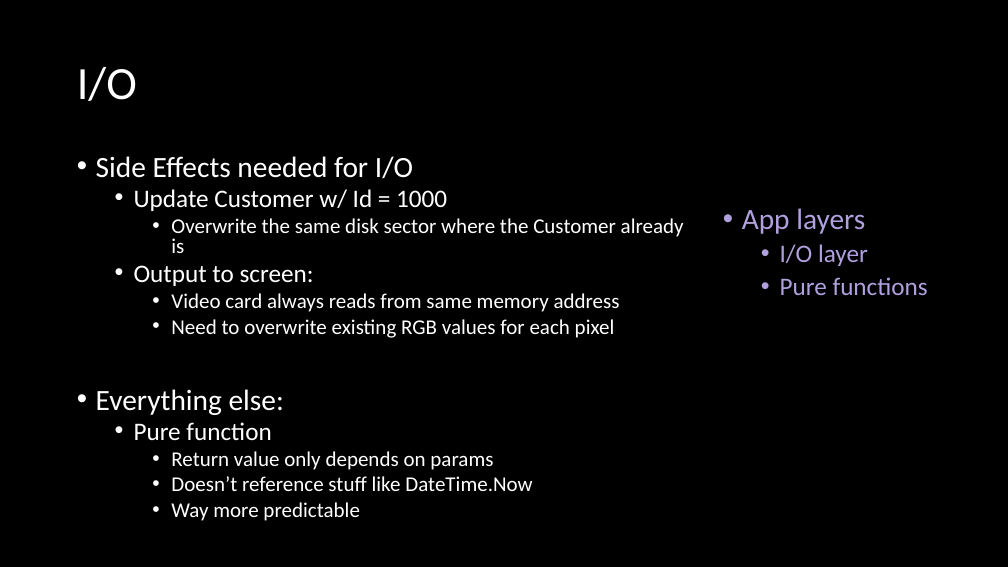
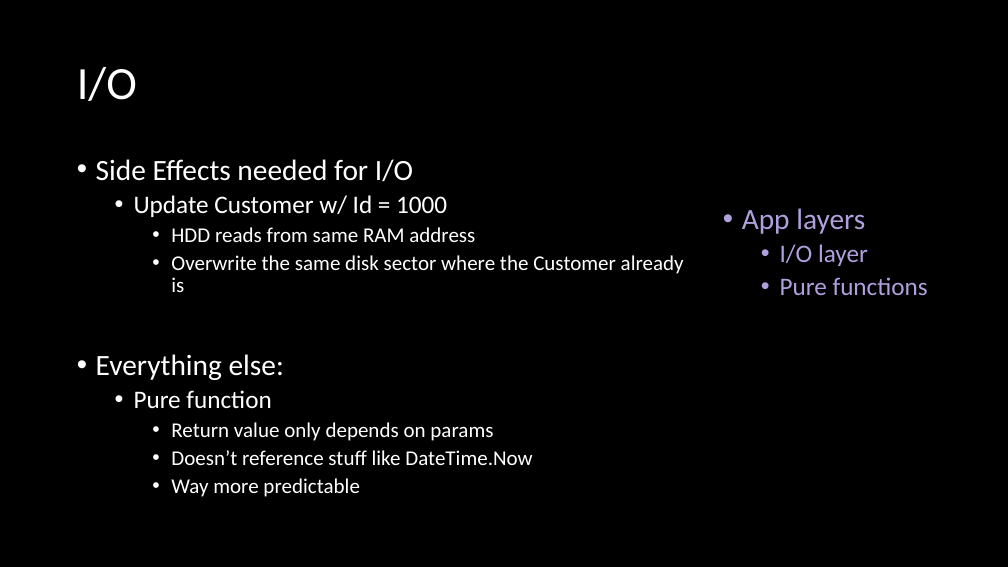
Before and after one commit to jaydpather/FSharpETLDemo, a slide deck: slide 7 of presentations/FSharpETLDemo.pptx. Drawn at 1008x567 pixels with LibreOffice and Linux fonts; fonts in the diff are those of the drawing. Boxes give left, top, right and bottom in pixels: in the first picture for what was removed or moved away, otherwise in the second. Text is boxed around its words. In the diff, an @@ line names an element or a change of style, - is before the commit and + after.

```diff
--- a/presentations/FSharpETLDemo.pptx
+++ b/presentations/FSharpETLDemo.pptx
@@ text at (x1=96, y1=159, x2=684, y2=497): line spacing 0.8 to 0.9 @@
@@ text at (x1=171, y1=227, x2=475, y2=242): paragraph added @@
+    • HDD reads from same RAM address
@@ text at (x1=134, y1=265, x2=620, y2=338): paragraphs removed @@
-  • Output to screen:
-    • Video card always reads from same memory address
-    • Need to overwrite existing RGB values for each pixel
```
Also in this commit, not shown: 4 other slides changed, 3 slides added, 3 slides removed, 5 other files.
